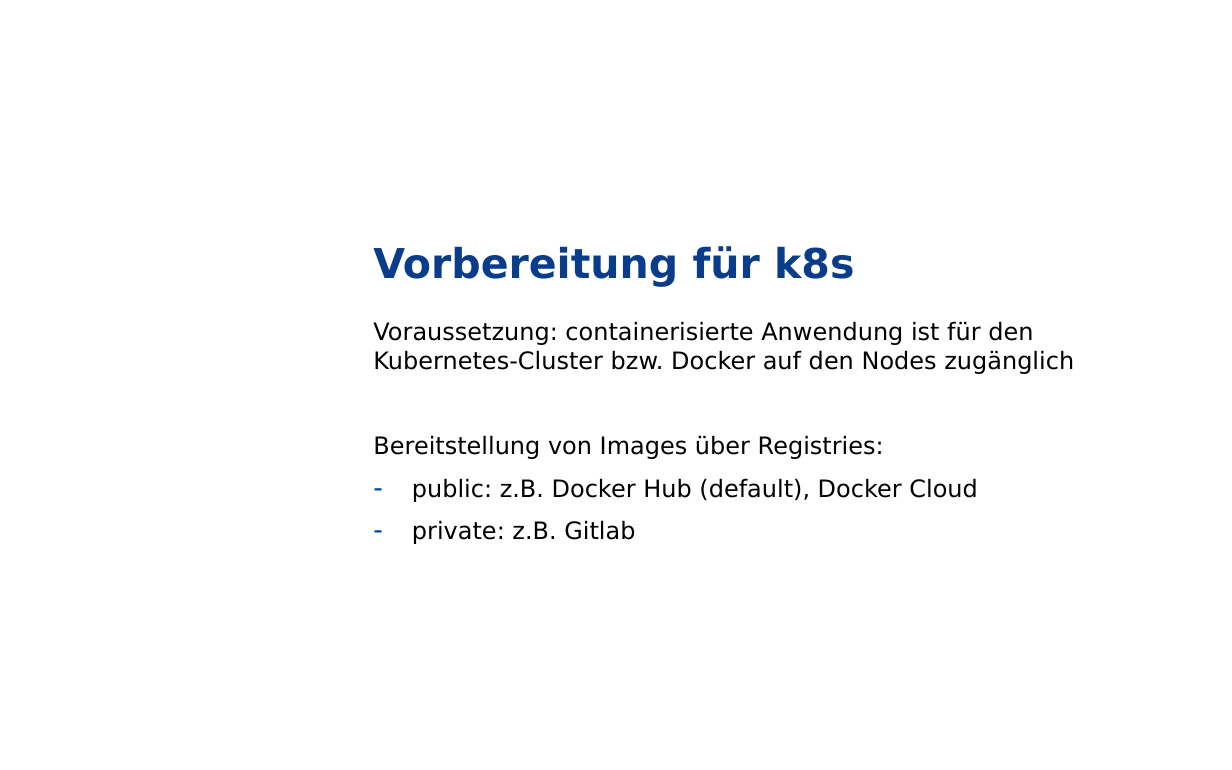
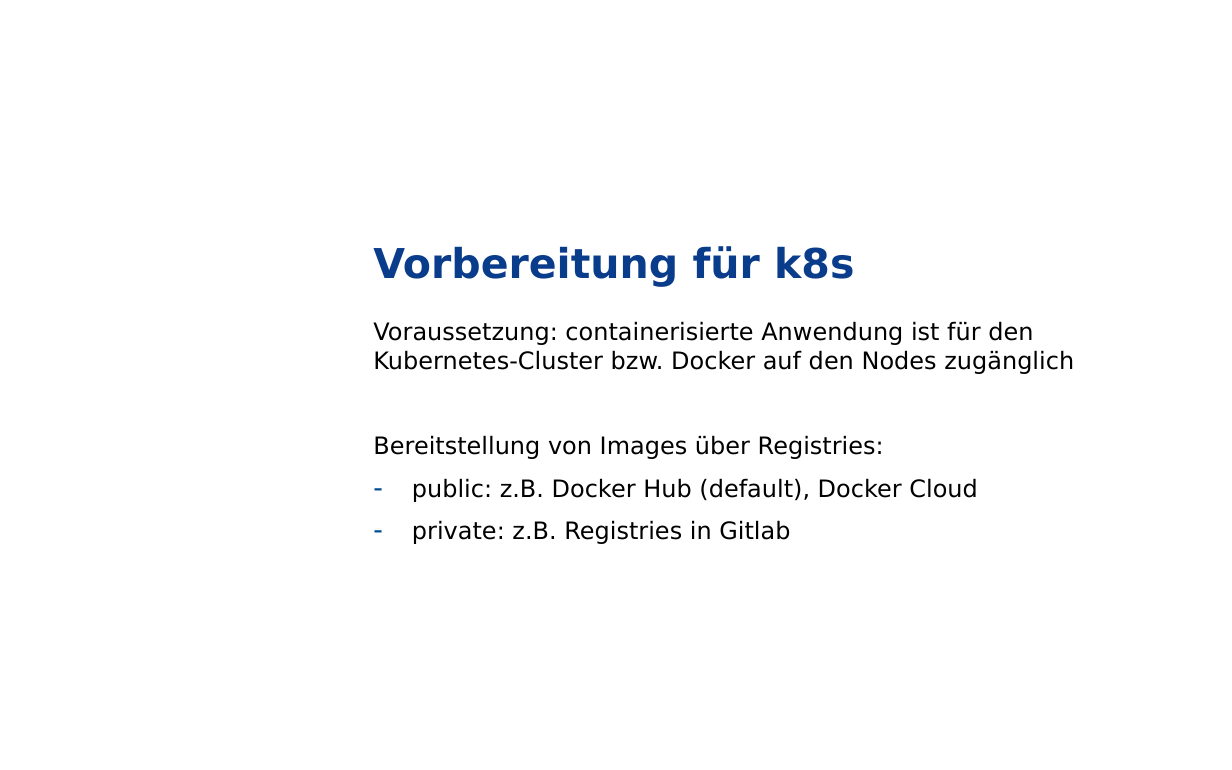
Before and after one commit to grothesk/deepshore-labs, a slide deck: slide 7 of 03-von-der-applikation-zum-kubernetes-deployment/deeptalk-03.pptx. Drawn at 1232x770 pixels with LibreOffice and Linux fonts; fonts in the diff are those of the drawing; background and template pictures are left out. Boxes give left, top, right and bottom in pixels: in the first picture for what was removed or moved away, otherwise in the second. Text is boxed around its words. In the diff, an @@ line names an element or a change of style, - is before the commit and + after.

```diff
--- a/03-von-der-applikation-zum-kubernetes-deployment/deeptalk-03.pptx
+++ b/03-von-der-applikation-zum-kubernetes-deployment/deeptalk-03.pptx
@@ text at (x1=412, y1=520, x2=790, y2=544): text changed @@
-– private: z.B. Gitlab
+– private: z.B. Registries in Gitlab
```
Also in this commit, not shown: 4 other slides changed, 1 slide added, 4 other files.
